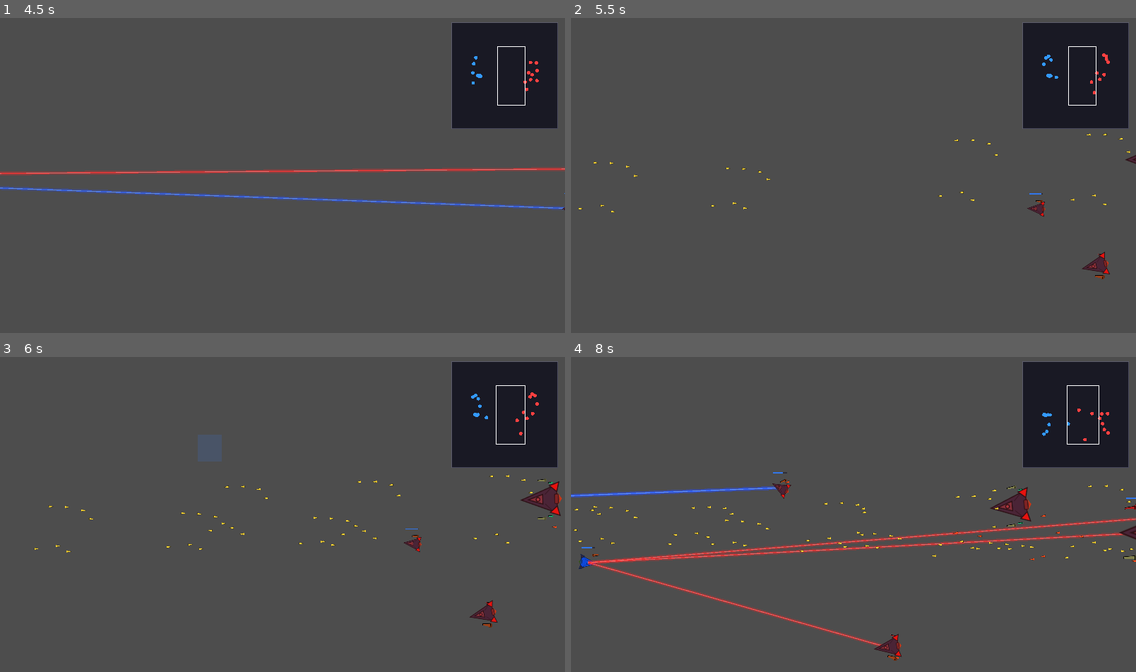
Above: before the commit, frames 1-4 (two rows, left to right).
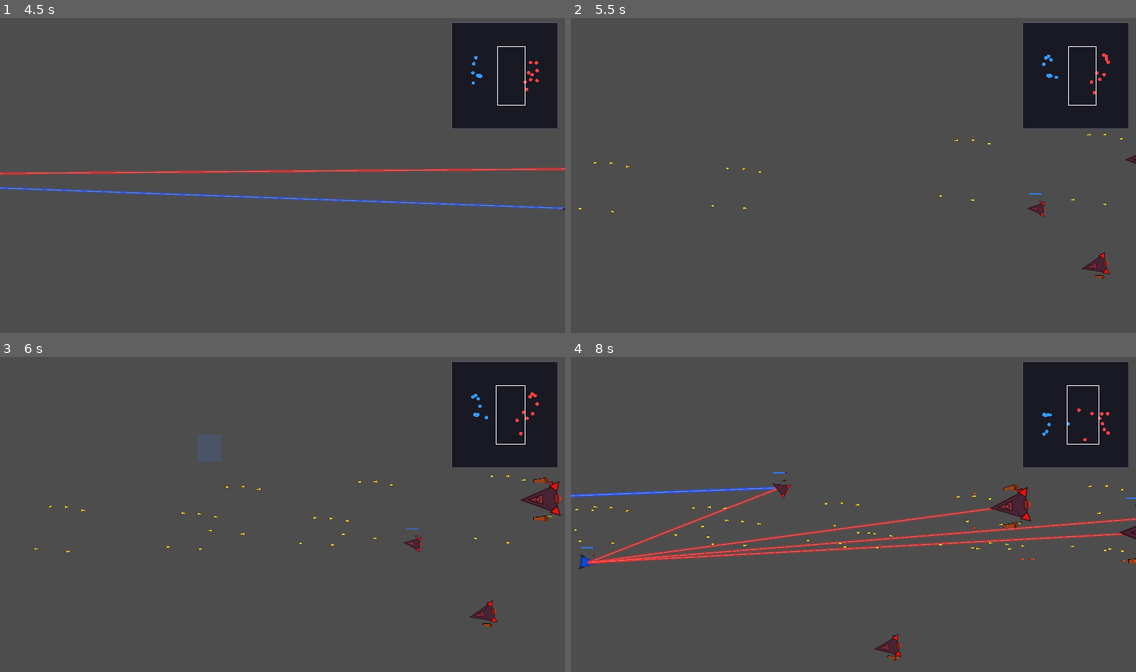
Above: after the commit, the same moments.

Repository: ZhanXuzhao/SpaceRTS
Game: Godot game, scene res://scenes/main.tscn
Same seed, same stepped clock (60 frames per second), same inputs: the game is played once before the commit and once after it.
Inputs (mouse positions are in pixels of both pictures, inside the frame that each line leads up to):
- Up to frame 1 (4.5 s): tap Enter at 0.5 s; move the mouse to (406, 159) at 0.52 s; hold W 0.53-1.25 s; tap R at 0.6 s; click (406, 159) at 0.67 s; drag from (169, 191) to (254, 238) at 1.27 s; move the mouse to (339, 106) at 2.02 s; hold W 2.03-2.75 s; tap H at 2.1 s; drag from (254, 238) to (113, 128) at 2.77 s; move the mouse to (452, 222) at 3.52 s; hold A 3.53-4.25 s; tap G at 3.6 s; drag from (113, 128) to (197, 96) at 4.27 s
- Up to frame 2 (5.5 s): move the mouse to (881, 175) at 5.02 s; hold A from 5.03 s (still down); tap X at 5.1 s; click (881, 175) at 5.17 s
- Up to frame 3 (6 s): release A at 5.75 s; drag from (197, 435) to (271, 514) at 5.77 s
- Up to frame 4 (8 s): move the mouse to (977, 498) at 6.52 s; hold W 6.53-7.25 s; tap V at 6.6 s; drag from (740, 530) to (1034, 549) at 7.27 s

Frame 1 is identical in both runs. In frame 2, less than 0.1% of the frame differs, in the area x 5-99%, y 42-76%; in frame 3, 0.1%; in frame 4, 2.2%, in the area x 3-100%, y 36-92%.

Commit message:
fix: 巡洋舰6槽 战列舰8槽(原8/16)

Diff:
--- a/scripts/unit.gd
+++ b/scripts/unit.gd
@@ -148,7 +148,14 @@
 		_:
 			_attack_mode = AttackMode.FREE_FIRE
 
-	slot_count = int(pow(2, _tier))
+		# 槽位数量：无人机1 护卫舰2 驱逐舰4 巡洋舰6 战列舰8
+	match class_type:
+		ShipClass.CRUISER:
+			slot_count = 6
+		ShipClass.BATTLESHIP:
+			slot_count = 8
+		_:
+			slot_count = int(pow(2, _tier))
 	speed = CFG.UNIT_MAX_SPEED * pow(0.8, _tier)
 	max_shield = CFG.UNIT_MAX_SHIELD * pow(1.5, _tier)
 	max_hull = CFG.UNIT_MAX_HULL * pow(1.5, _tier)
